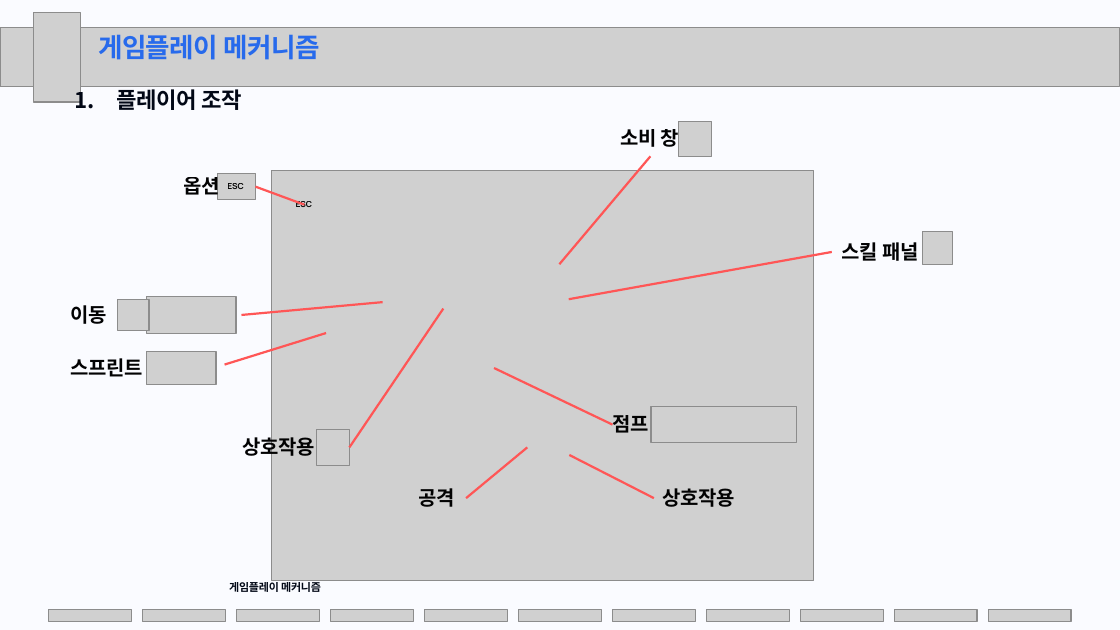
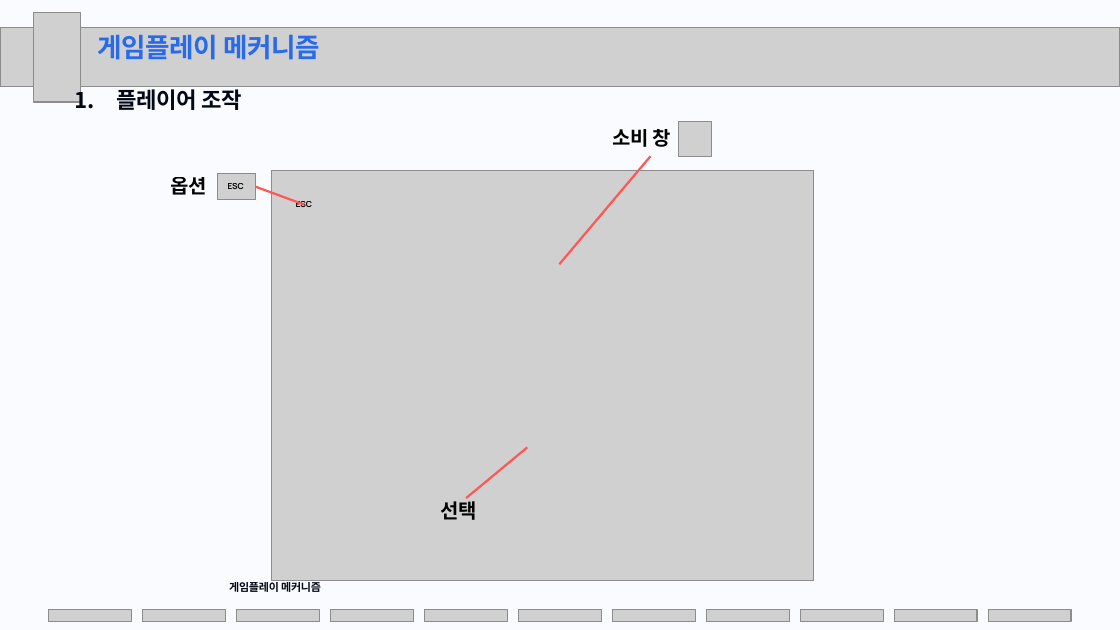
Before and after one commit to KuroaLime/Tales_of_the_Dark_Throne, a slide deck: slide 7 of 문서/제출/최종 결과 보고서ppt.pptx. Drawn at 1120x630 pixels with LibreOffice and Linux fonts; fonts in the diff are those of the drawing; grey boxes stand for pictures. Boxes give left, top, right and bottom in pixels: in the first picture for what was removed or moved away, otherwise in the second. Text is boxed around its words. In the diff, an @@ line names an element or a change of style, - is before the commit and + after.

```diff
--- a/문서/제출/최종 결과 보고서ppt.pptx
+++ b/문서/제출/최종 결과 보고서ppt.pptx
@@ text "소비 창" rewrapped from (620, 125, 679, 152) to (612, 129, 671, 147) @@
@@ text "옵션" rewrapped from (184, 173, 220, 200) to (171, 177, 207, 195) @@
@@ picture removed at (922, 232, 952, 264) @@
@@ line removed from (832, 252) to (569, 299) @@
@@ text removed at (842, 242, 918, 261) @@
-스킬 패널
@@ picture removed at (118, 299, 149, 330) @@
@@ picture removed at (147, 297, 236, 334) @@
@@ text removed at (70, 305, 106, 324) @@
-이동
@@ line removed from (383, 302) to (242, 315) @@
@@ line removed from (444, 309) to (349, 447) @@
@@ text removed at (70, 358, 143, 377) @@
-스프린트
@@ picture removed at (147, 352, 216, 384) @@
@@ line removed from (326, 333) to (225, 365) @@
@@ line removed from (494, 368) to (613, 424) @@
@@ text removed at (613, 415, 649, 433) @@
-점프
@@ picture removed at (651, 407, 796, 442) @@
@@ text removed at (242, 433, 315, 460) @@
-상호작용
@@ picture removed at (317, 429, 349, 465) @@
@@ line removed from (569, 455) to (654, 498) @@
@@ text removed at (418, 488, 454, 507) @@
-공격
@@ text added at (441, 497, 477, 520), 12.8 pt, text #000000, bold @@
+선택
@@ text removed at (662, 488, 735, 507) @@
-상호작용
```
Also in this commit, not shown: 6 other slides changed, 1 slide added, 1 other file.
